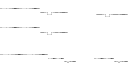
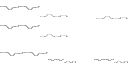
Revision of a layered 128px x 64px image; what changed, layer by layer:
hid "coast", painted on it over box(0, 6, 128, 63)
added layer "dune" in group "trims" over box(0, 6, 128, 63)
